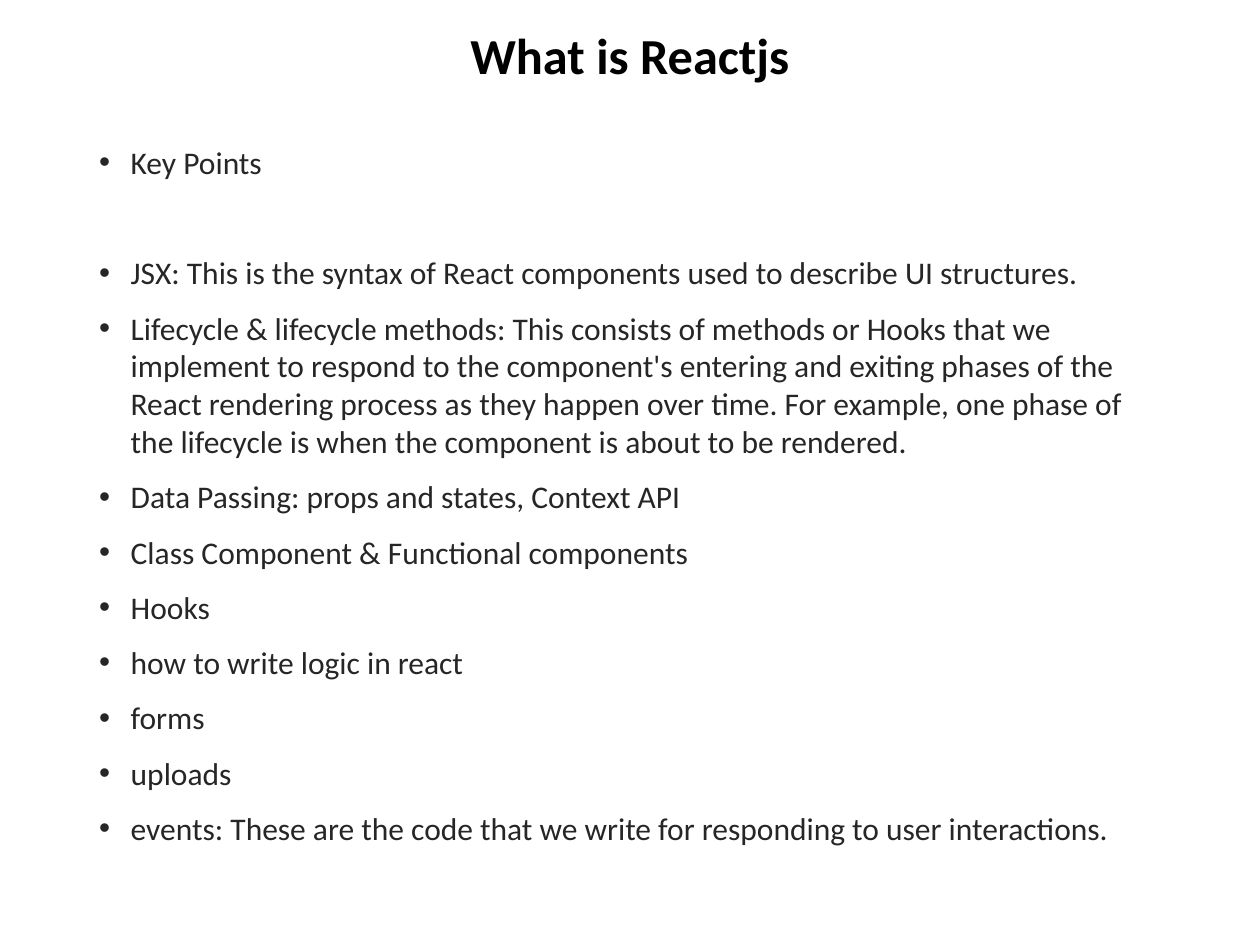
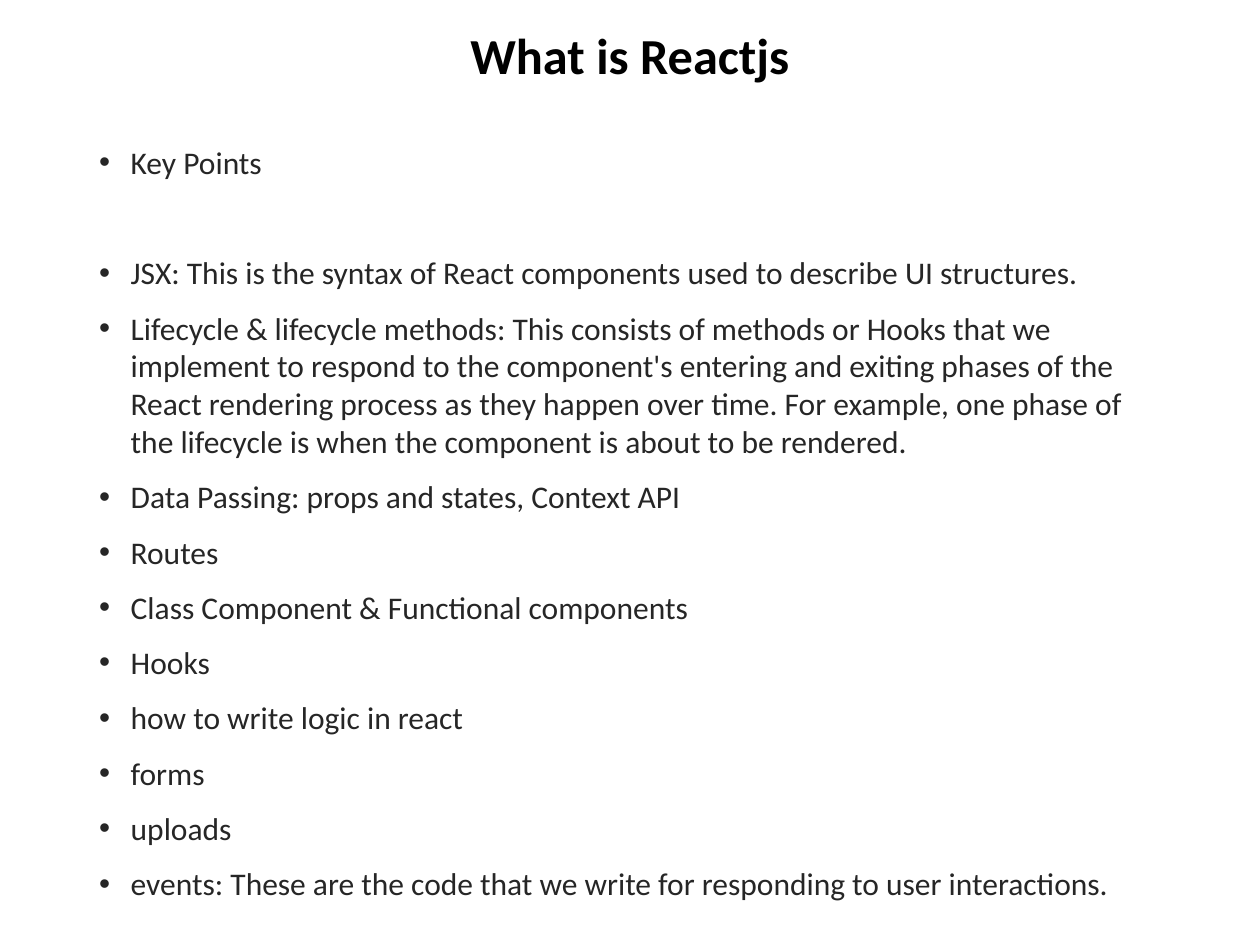
Before and after one commit to chuacw/SGUS-Slides, a slide deck: slide 5 of BCI - Batch2 - Day9 - Reactjs 1 Intro.pptx (slide 4 before the commit). Drawn at 1260x945 pixels with LibreOffice and Linux fonts; fonts in the diff are those of the drawing. Boxes give left, top, right and bottom in pixels: in the first picture for what was removed or moved away, otherwise in the second. Text is boxed around its words. In the diff, an @@ line names an element or a change of style, - is before the commit and + after.

```diff
--- a/BCI - Batch2 - Day9 - Reactjs 1 Intro.pptx
+++ b/BCI - Batch2 - Day9 - Reactjs 1 Intro.pptx
@@ text at [131, 543, 219, 565]: paragraph added @@
+• Routes
```
Also in this commit, not shown: 3 other slides changed, 3 slides added, 1 slide removed, 1 other file.
